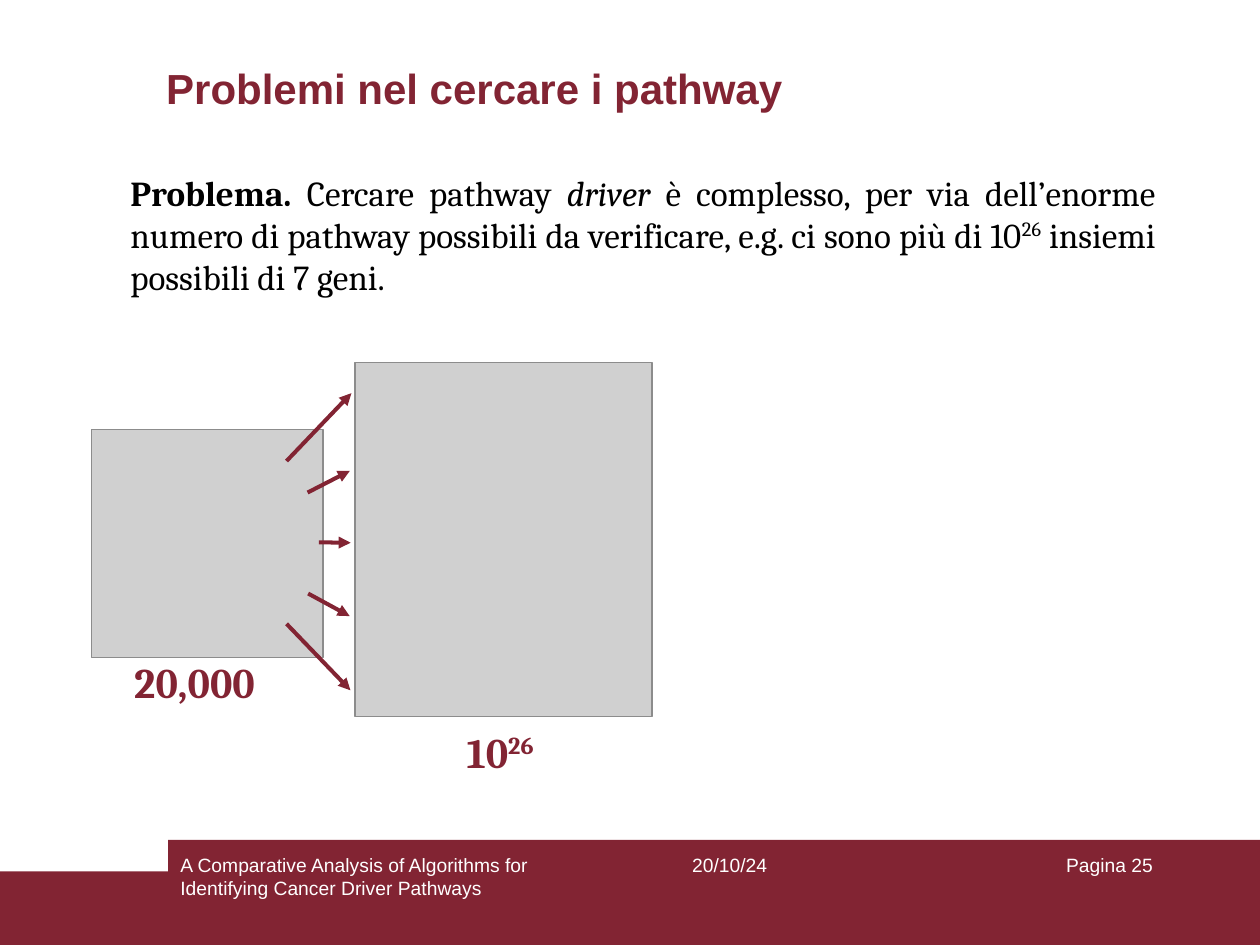
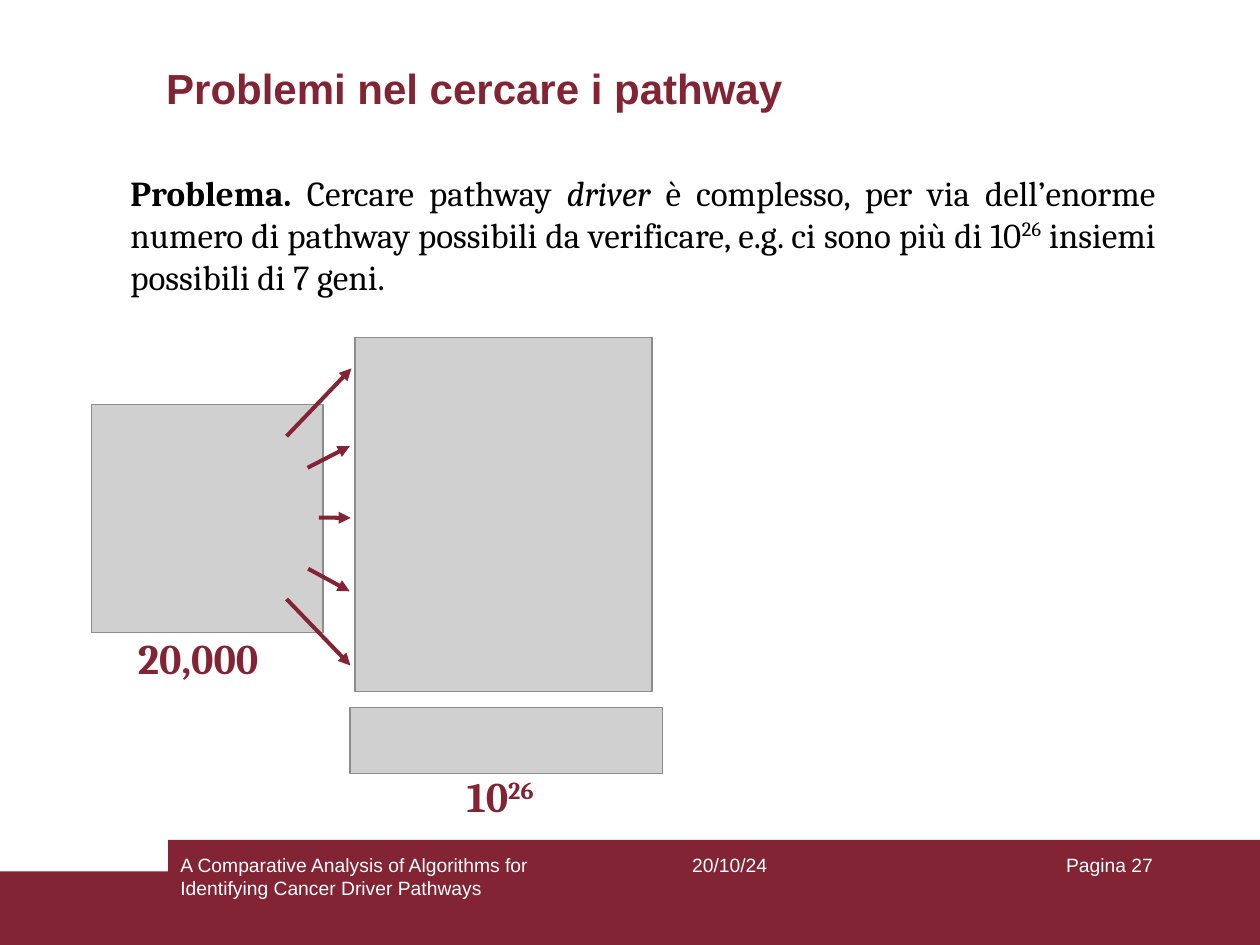
Before and after one commit to aflaag/bsc-thesis, a slide deck: slide 27 of presentation/slides.odp (slide 25 before the commit). Drawn at 1260x945 pixels with LibreOffice and Linux fonts; fonts in the diff are those of the drawing; grey boxes stand for pictures. Boxes give left, top, right and bottom in pixels: in the first picture for what was removed or moved away, otherwise in the second. Text is boxed around its words. In the diff, an @@ line names an element or a change of style, - is before the commit and + after.

```diff
--- a/presentation/slides.odp
+++ b/presentation/slides.odp
@@ 5 arrows, 2 pictures moved together from (x1=92, y1=363, x2=653, y2=717) to (x1=92, y1=338, x2=653, y2=692) @@
@@ title "20,000" moved from (x1=134, y1=669, x2=255, y2=704) to (x1=138, y1=645, x2=259, y2=680) @@
@@ title added at (x1=474, y1=685, x2=548, y2=752), 24 pt, text #822433, bold @@
+...
@@ picture added at (x1=350, y1=708, x2=663, y2=774) @@
@@ title "1026" moved from (x1=454, y1=719, x2=556, y2=789) to (x1=454, y1=765, x2=556, y2=834) @@
@@ page number at (x1=1066, y1=858, x2=1152, y2=876): text changed @@
-Pagina 25
+Pagina 27
```
Also in this commit, not shown: 16 other slides changed, 2 slides added, 2 slides removed, 26 other files.
